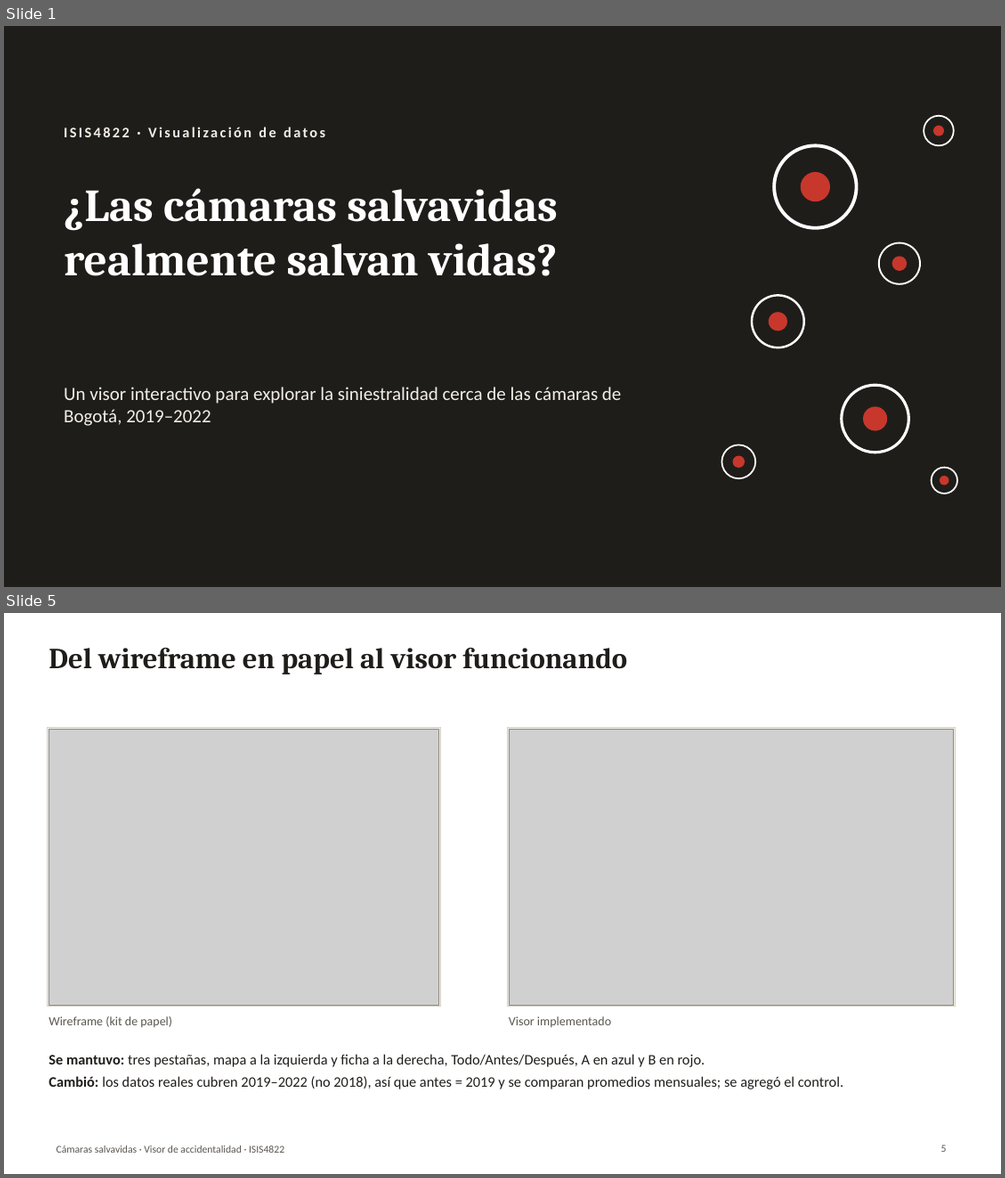
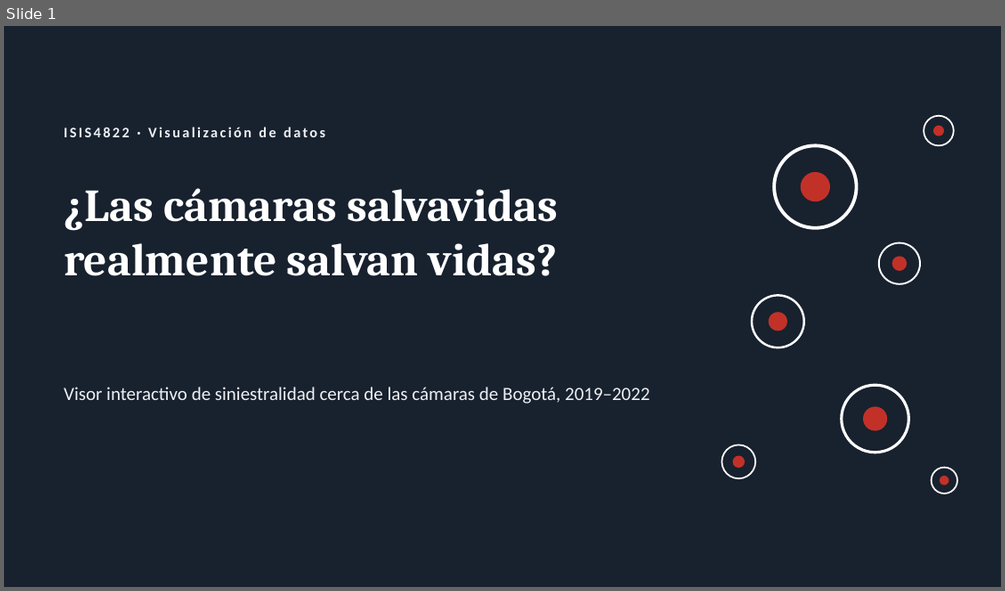
Before and after one commit to DiegoMunevar2007/ISIS4822-Accidentalidad, a slide deck: presentacion/Visor_Camaras_Salvavidas.pptx. Shown one above the other, each under a label of ours: slides 1 and 5 before the commit, slide 1 after it; the slides between them are not shown. The pictures are 1005x1178 and 1005x591 pixels, drawn with LibreOffice and Linux fonts; fonts in the diff are those of the drawing; grey boxes stand for pictures. Boxes give left, top, right and bottom in pixels: in the first picture for what was removed or moved away, otherwise in the second. Text is boxed around its words. In the diff, an @@ line names an element or a change of style, - is before the commit and + after.

```diff
--- a/presentacion/Visor_Camaras_Salvavidas.pptx
+++ b/presentacion/Visor_Camaras_Salvavidas.pptx
@@ slide 5 removed at box(4, 613, 1001, 1174), background #FFFFFF @@
@@ title removed at box(48, 648, 627, 674) @@
-Del wireframe en papel al visor funcionando
@@ rectangle removed at box(48, 728, 441, 1006) @@
@@ picture removed at box(48, 729, 439, 1005) @@
@@ rectangle removed at box(507, 728, 955, 1006) @@
@@ picture removed at box(509, 729, 954, 1005) @@
@@ text removed at box(48, 1016, 172, 1027) @@
-Wireframe (kit de papel)
@@ text removed at box(509, 1016, 611, 1027) @@
-Visor implementado
@@ text removed at box(48, 1054, 843, 1089) @@
-Se mantuvo: tres pestañas, mapa a la izquierda y ficha a la derecha, Todo/Antes/Después, A en azul y B en rojo.
-Cambió: los datos reales cubren 2019–2022 (no 2018), así que antes = 2019 y se comparan promedios mensuales; se agregó el control.
@@ text removed at box(57, 1145, 284, 1152) @@
-Cámaras salvavidas · Visor de accidentalidad · ISIS4822
@@ page number removed at box(941, 1144, 947, 1151) @@
-5
@@ slide 1 changed as well @@
@@ background #1F1D1A to #18212E @@
@@ text "ISIS4822 · Visualización de datos" at box(64, 127, 325, 137): text colour #F2EEE6 to #EDF0F4 @@
@@ text at box(64, 386, 649, 403): text changed; text colour #F2EEE6 to #EDF0F4 @@
-Un visor interactivo para explorar la siniestralidad cerca de las cámaras de Bogotá, 2019–2022
+Visor interactivo de siniestralidad cerca de las cámaras de Bogotá, 2019–2022
@@ fill #1F1D1A to #18212E in 7 elements at box(774, 145, 857, 228), box(879, 243, 920, 284), box(752, 295, 804, 347), box(841, 385, 909, 452), box(923, 116, 954, 145), box(722, 445, 755, 478), box(931, 467, 957, 493) @@
@@ fill #C8372C to #C23128 in 7 elements at box(801, 172, 830, 201), box(892, 257, 907, 272), box(769, 312, 787, 330), box(863, 407, 887, 431), box(933, 126, 944, 136), box(732, 455, 744, 467), box(939, 475, 949, 485) @@
```
Also in this commit, not shown: 4 other slides changed, 7 slides added, 9 other slides removed, 17 other files.
